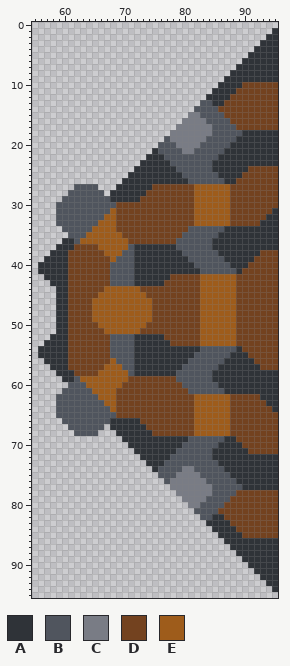
File history of a sprite sheet, assets/sprites/blocks/burner-top2.png. The first picture shows the starting point.
The file is 96x96 pixels. Shown: x 55..95, y 0..95.
Palette (. is transparent): A #2f3338  B #50555e  C #797c85  D #73421f  E #9e5c1b
Pixels before (only the part around the change), first column x 55:
 0 .........................................
 1 ........................................A
 2 .......................................AA
 3 ......................................AAA
 4 .....................................AAAA
 5 ....................................AAAAA
 6 ...................................AAAAAA
 7 ..................................AAAAAAA
 8 .................................AAAAAAAA
 9 ................................AAAAAAAAA
10 ...............................AAAADDDDDD
11 ..............................AAAADDDDDDD
12 .............................AAAADDDDDDDD
13 ............................BBAADDDDDDDDD
14 ...........................BBBBDDDDDDDDDD
15 ..........................CCBBBBDDDDDDDDD
16 .........................CCCCBBBBDDDDDDDD
17 ........................CCCCCCBBBBDDDDDDD
18 .......................CCCCCCCBBBBBAAAAAA
19 ......................BCCCCCCBBBBBAAAAAAA
20 .....................BBBCCCCBBBBBAAAAAAAA
21 ....................ABBBBCCBBBBBAAAAAAAAA
22 ...................AAABBBBBBBBBAAAAAAAAAA
23 ..................AAAAABBBBBBBAAAAAAAAAAA
24 .................AAAAAAABBBBBBAAAAAADDDDD
25 ................AAAAAAAAABBBBBBAAAADDDDDD
26 ...............AAAAAAAAAAABBBBBBAADDDDDDD
27 .......BBBB...AAAAAADDDDDDDEEEEEEDDDDDDDD
28 ......BBBBBB.AAAAAADDDDDDDDEEEEEEDDDDDDDD
29 .....BBBBBBBBAAAAADDDDDDDDDEEEEEEDDDDDDDD
30 ....BBBBBBBBBBDDDDDDDDDDDDDEEEEEEDDDDDDDD
31 ....BBBBBBBBBEDDDDDDDDDDDDDEEEEEEDDDDDDDA
32 ....BBBBBBBBEEDDDDDDDDDDDDDEEEEEEDDDDDDAA
33 ....BBBBBBBEEEDDDDDDDDDDDDDEEEEEEDDDDDAAA
34 .....BBBBBEEEEDDDDDDDDDDDDBBBBBBAAAAAAAAA
35 ......BBBEEEEEEDDDDDDDDDDBBBBBBAAAAAAAAAA
36 .....AABEEEEEEEEDDDDDDDDBBBBBBAAAAAAAAAAA
37 ....AAADDDDEEEEEBAAAAAAABBBBBBAAAAAAAAAAA
38 ...AAADDDDDDEEEBBAAAAAAAABBBBBBAAAAAAADDD
39 ..AAAADDDDDDDEBBBAAAAAAAAABBBBBBAAAAADDDD
40 .AAAAADDDDDDDBBBBAAAAAAAAAABBBBBBAAADDDDD
41 .AAAAADDDDDDDBBBBAAAAAAAAAAABBBBBBADDDDDD
42 ..AAAADDDDDDDBBBBAAAAAADDDDDEEEEEEDDDDDDD
43 ...AAADDDDDDDBBBBAAAAADDDDDDEEEEEEDDDDDDD
44 ....AADDDDDDEEEEEEDDDDDDDDDDEEEEEEDDDDDDD
45 ....AADDDDDEEEEEEEEDDDDDDDDDEEEEEEDDDDDDD
46 ....AADDDDEEEEEEEEEEDDDDDDDDEEEEEEDDDDDDD
47 ....AADDDDEEEEEEEEEEDDDDDDDDEEEEEEDDDDDDD
48 ....AADDDDEEEEEEEEEEDDDDDDDDEEEEEEDDDDDDD
49 ....AADDDDEEEEEEEEEEDDDDDDDDEEEEEEDDDDDDD
50 ....AADDDDDEEEEEEEEDDDDDDDDDEEEEEEDDDDDDD
51 ....AADDDDDDEEEEEEDDDDDDDDDDEEEEEEDDDDDDD
52 ...AAADDDDDDDBBBBAAAAADDDDDDEEEEEEDDDDDDD
53 ..AAAADDDDDDDBBBBAAAAAADDDDDEEEEEEDDDDDDD
54 .AAAAADDDDDDDBBBBAAAAAAAAAAABBBBBBADDDDDD
55 .AAAAADDDDDDDBBBBAAAAAAAAAABBBBBBAAADDDDD
56 ..AAAADDDDDDDEBBBAAAAAAAAABBBBBBAAAAADDDD
57 ...AAADDDDDDEEEBBAAAAAAAABBBBBBAAAAAAADDD
58 ....AAADDDDEEEEEBAAAAAAABBBBBBAAAAAAAAAAA
59 .....AABEEEEEEEEDDDDDDDDBBBBBBAAAAAAAAAAA
60 ......BBBEEEEEEDDDDDDDDDDBBBBBBAAAAAAAAAA
61 .....BBBBBEEEEDDDDDDDDDDDDBBBBBBAAAAAAAAA
62 ....BBBBBBBEEEDDDDDDDDDDDDDEEEEEEDDDDDAAA
63 ....BBBBBBBBEEDDDDDDDDDDDDDEEEEEEDDDDDDAA
64 ....BBBBBBBBBEDDDDDDDDDDDDDEEEEEEDDDDDDDA
65 ....BBBBBBBBBBDDDDDDDDDDDDDEEEEEEDDDDDDDD
66 .....BBBBBBBBAAAAADDDDDDDDDEEEEEEDDDDDDDD
67 ......BBBBBB.AAAAAADDDDDDDDEEEEEEDDDDDDDD
68 .......BBBB...AAAAAADDDDDDDEEEEEEDDDDDDDD
69 ...............AAAAAAAAAAABBBBBBAADDDDDDD
70 ................AAAAAAAAABBBBBBAAAADDDDDD
71 .................AAAAAAABBBBBBAAAAAADDDDD
72 ..................AAAAABBBBBBBAAAAAAAAAAA
73 ...................AAABBBBBBBBBAAAAAAAAAA
74 ....................ABBBBCCBBBBBAAAAAAAAA
75 .....................BBBCCCCBBBBBAAAAAAAA
76 ......................BCCCCCCBBBBBAAAAAAA
77 .......................CCCCCCCBBBBBAAAAAA
78 ........................CCCCCCBBBBDDDDDDD
79 .........................CCCCBBBBDDDDDDDD
80 ..........................CCBBBBDDDDDDDDD
81 ...........................BBBBDDDDDDDDDD
82 ............................BBAADDDDDDDDD
83 .............................AAAADDDDDDDD
84 ..............................AAAADDDDDDD
85 ...............................AAAADDDDDD
86 ................................AAAAAAAAA
87 .................................AAAAAAAA
88 ..................................AAAAAAA
89 ...................................AAAAAA
90 ....................................AAAAA
91 .....................................AAAA
92 ......................................AAA
93 .......................................AA
94 ........................................A
95 .........................................
New version:
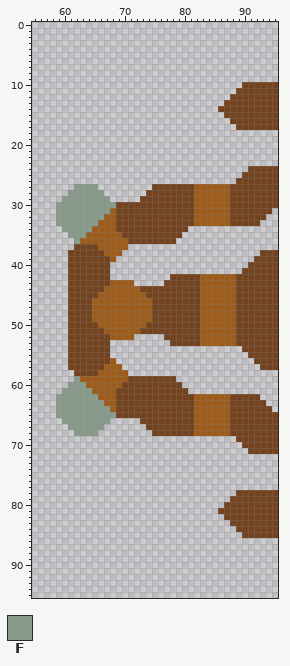
Colours new in this view: F #899c8c
Diff:
Changed rows in their new state; - is an unchanged pixel.
first column x 56:
 1 ---------------------------------------.
 2 --------------------------------------..
 3 -------------------------------------...
 4 ------------------------------------....
 5 -----------------------------------.....
 6 ----------------------------------......
 7 ---------------------------------.......
 8 --------------------------------........
 9 -------------------------------.........
10 ------------------------------....------
11 -----------------------------....-------
12 ----------------------------....--------
13 ---------------------------....---------
14 --------------------------....----------
15 -------------------------......---------
16 ------------------------........--------
17 -----------------------..........-------
18 ----------------------..................
19 ---------------------...................
20 --------------------....................
21 -------------------.....................
22 ------------------......................
23 -----------------.......................
24 ----------------...................-----
25 ---------------...................------
26 --------------...................-------
27 ------FFFF---......---------------------
28 -----FFFFFF-......----------------------
29 ----FFFFFFFF.....-----------------------
30 ---FFFFFFFFFF---------------------------
31 ---FFFFFFFFF---------------------------.
32 ---FFFFFFFF---------------------------..
33 ---FFFFFFF---------------------------...
34 ----FFFFF----------------...............
35 -----FFF----------------................
36 ----..F----------------.................
37 ---...---------.........................
38 --...---------.......................---
39 -....--------.......................----
40 .....-------.......................-----
41 .....-------......................------
42 -....-------..........------------------
43 --...-------EEEE.....-------------------
44 ---..-----------------------------------
45 ---..-----------------------------------
46 ---..-----------------------------------
47 ---..-----------------------------------
48 ---..-----------------------------------
49 ---..-----------------------------------
50 ---..-----------------------------------
51 ---..-----------------------------------
52 --...-------EEEE.....-------------------
53 -....-------..........------------------
54 .....-------......................------
55 .....-------.......................-----
56 -....--------.......................----
57 --...---------.......................---
58 ---...---------.........................
59 ----..F----------------.................
60 -----FFF----------------................
61 ----FFFFF----------------...............
62 ---FFFFFFF---------------------------...
63 ---FFFFFFFF---------------------------..
64 ---FFFFFFFFF---------------------------.
65 ---FFFFFFFFFF---------------------------
66 ----FFFFFFFF.....-----------------------
67 -----FFFFFF-......----------------------
68 ------FFFF---......---------------------
69 --------------...................-------
70 ---------------...................------
71 ----------------...................-----
72 -----------------.......................
73 ------------------......................
74 -------------------.....................
75 --------------------....................
76 ---------------------...................
77 ----------------------..................
78 -----------------------..........-------
79 ------------------------........--------
80 -------------------------......---------
81 --------------------------....----------
82 ---------------------------....---------
83 ----------------------------....--------
84 -----------------------------....-------
85 ------------------------------....------
86 -------------------------------.........
87 --------------------------------........
88 ---------------------------------.......
89 ----------------------------------......
90 -----------------------------------.....
91 ------------------------------------....
92 -------------------------------------...
93 --------------------------------------..
94 ---------------------------------------.
